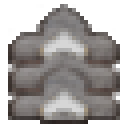
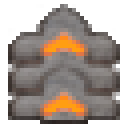
Layers edited between the first and the second 128×128 image:
hid "tier 10" over [40, 28, 88, 120]
showed "tier 5", painted on it over [40, 28, 88, 120]
